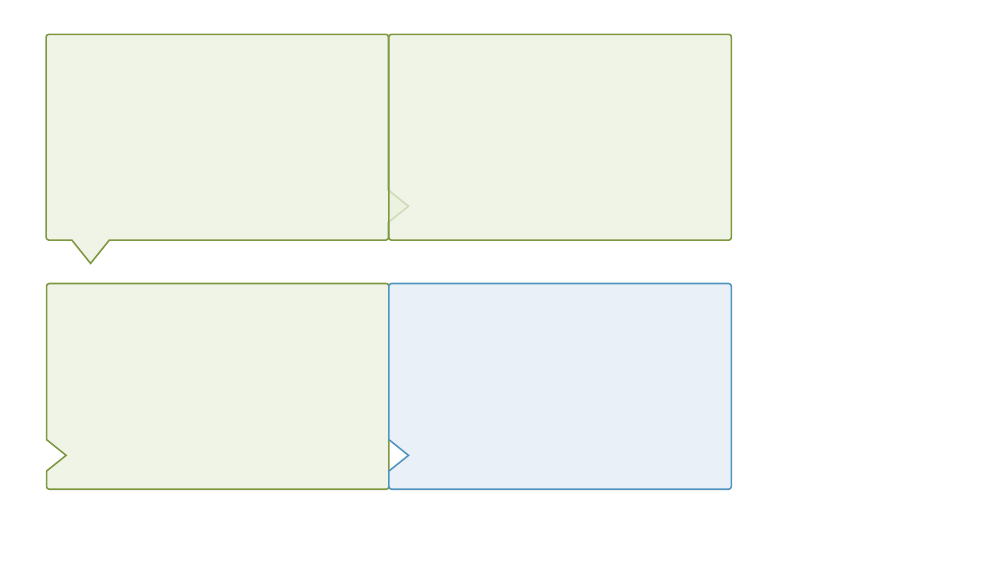
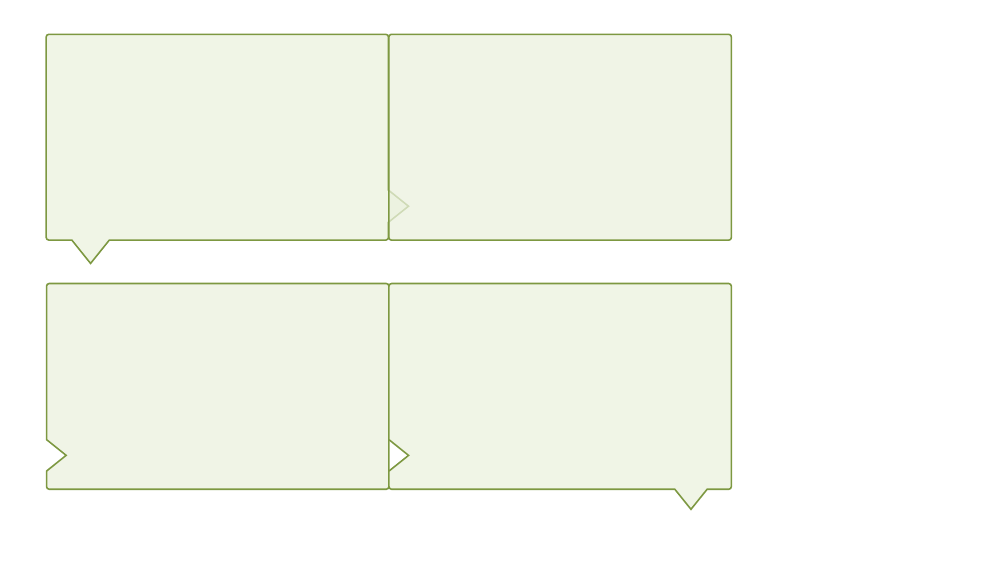
Before and after one commit to lynnkyle/Draw, a slide deck: slide 7 of 科研作图.pptx (slide 6 before the commit). Drawn at 1008x567 pixels with LibreOffice and Linux fonts; fonts in the diff are those of the drawing. Boxes give left, top, right and bottom in pixels: in the first picture for what was removed or moved away, otherwise in the second. Text is boxed around its words. In the diff, an @@ line names an element or a change of style, - is before the commit and + after.

```diff
--- a/科研作图.pptx
+++ b/科研作图.pptx
@@ freeform shape at (389, 284, 732, 510): fill #EAF0F7 to #F0F5E6; outline #5195BF 1.5 pt to #7D9841 1.5 pt; rotation 0 to 180 degrees; outline redrawn @@
```
Also in this commit, not shown: 9 other slides changed, 18 slides added, 3 slides removed, 37 other files.
